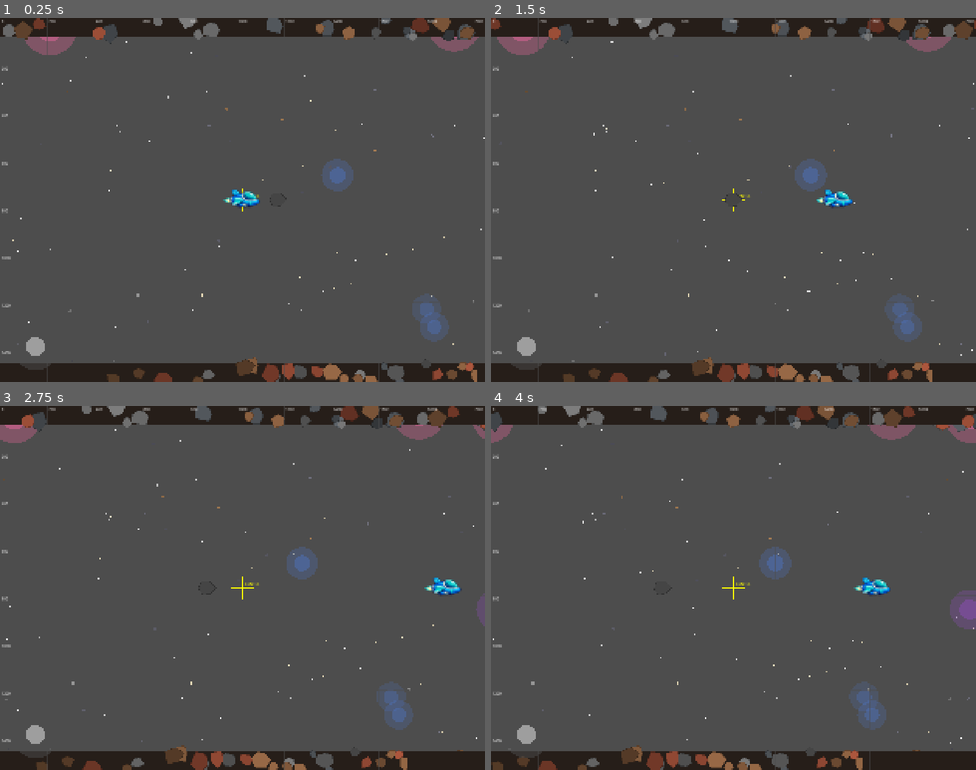
Above: before the commit, frames 1-4 (two rows, left to right).
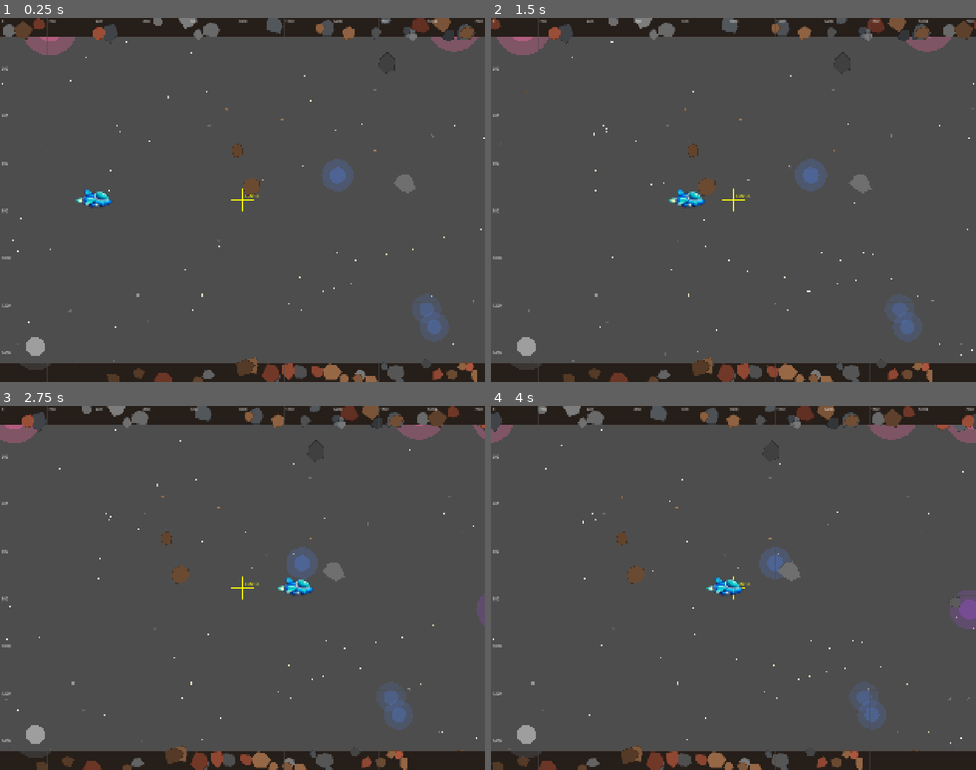
Above: after the commit, the same moments.

Repository: mattzollinhofer/space_scroller
Game: Godot game, scene res://scenes/main.tscn
Same seed, same stepped clock (60 frames per second), same inputs: the game is played once before the commit and once after it.
Inputs (mouse positions are in pixels of both pictures, inside the frame that each line leads up to):
- Up to frame 1 (0.25 s): no input
- Up to frame 2 (1.5 s): move the mouse to (840, 181) at 0.52 s; hold D (move_right) 0.53-1.25 s; click (840, 181) at 0.67 s; drag from (636, 218) to (738, 200) at 1.27 s
- Up to frame 3 (2.75 s): move the mouse to (291, 507) at 2.02 s; hold D (move_right) from 2.03 s (still down)
- Up to frame 4 (4 s): release D (move_right) at 2.75 s; drag from (709, 660) to (588, 533) at 2.77 s; move the mouse to (879, 642) at 3.52 s; hold A (move_left) from 3.53 s (still down)

The runs differ from the first frame. In frame 1, 0.8% of the frame differs, in the area x 15-86%, y 9-53%; in frame 2, 0.9%, in the area x 36-79%, y 9-53%; in frame 3, 0.8%; in frame 4, 0.9%.

Commit message:
Add asteroid spawner with continuous spawning and size variety (Slices 3-5)
- Create ObstacleSpawner that manages asteroid lifecycle
- Spawn asteroids from right edge at random intervals (2-4 seconds)
- Asteroids scroll left at 120 px/s matching world speed
- Despawn asteroids when they scroll off left edge (x < -100)
- Spawn 4 initial asteroids at game start for immediate gameplay
- Size variety: 60-120px diameter with matching collision shapes
- Stop spawning on game over
- Track active asteroids and clean up on despawn
- Move player start position left to 400px for more reaction time

🤖 Generated with [Claude Code](https://claude.com/claude-code)

Co-Authored-By: Claude Opus 4.5 <noreply@anthropic.com>

Diff:
--- a/scenes/main.tscn
+++ b/scenes/main.tscn
@@ -10,6 +10,7 @@
 [ext_resource type="PackedScene" uid="uid://cjoystick_scene" path="res://scenes/ui/virtual_joystick.tscn" id="8_joystick"]
 [ext_resource type="PackedScene" uid="uid://asteroid_scene" path="res://scenes/obstacles/asteroid.tscn" id="9_asteroid"]
 [ext_resource type="PackedScene" uid="uid://game_over_screen" path="res://scenes/ui/game_over_screen.tscn" id="10_gameover"]
+[ext_resource type="Script" path="res://scripts/obstacles/obstacle_spawner.gd" id="11_spawner"]
 
 [sub_resource type="RectangleShape2D" id="RectangleShape2D_top"]
 size = Vector2(2048, 80)
@@ -65,13 +66,13 @@
 [node name="DebugGrid" type="Node2D" parent="."]
 script = ExtResource("6_debug")
 
-[node name="Obstacles" type="Node2D" parent="."]
-
-[node name="TestAsteroid" parent="Obstacles" instance=ExtResource("9_asteroid")]
-position = Vector2(1200, 768)
+[node name="ObstacleSpawner" type="Node2D" parent="."]
+script = ExtResource("11_spawner")
+asteroid_scene = ExtResource("9_asteroid")
+initial_count = 4
 
 [node name="Player" parent="." instance=ExtResource("7_player")]
-position = Vector2(1024, 768)
+position = Vector2(400, 768)
 
 [node name="UILayer" type="CanvasLayer" parent="."]
 
--- a/scripts/obstacles/asteroid.gd
+++ b/scripts/obstacles/asteroid.gd
@@ -18,7 +18,7 @@
 
 
 func _ready() -> void:
-	# Generate asteroid visuals
+	# Generate asteroid visuals based on configured size
 	var rng = RandomNumberGenerator.new()
 	rng.randomize()
 	_generate_asteroid(rng)
@@ -83,10 +83,11 @@
 
 
 func _update_collision_shape() -> void:
-	if _collision_shape and _collision_shape.shape:
-		var circle_shape = _collision_shape.shape as CircleShape2D
-		if circle_shape:
-			circle_shape.radius = asteroid_size / 2.0
+	if _collision_shape:
+		# Create a new CircleShape2D with the correct radius
+		var circle_shape = CircleShape2D.new()
+		circle_shape.radius = asteroid_size / 2.0
+		_collision_shape.shape = circle_shape
 
 
 func _draw() -> void:
@@ -116,15 +117,4 @@
 
 
 func _despawn() -> void:
-	# Emit signal before removing (for spawner tracking)
 	queue_free()
-
-
-## Set asteroid size and regenerate visuals
-func set_size(new_size: float) -> void:
-	asteroid_size = new_size
-	var rng = RandomNumberGenerator.new()
-	rng.randomize()
-	_generate_asteroid(rng)
-	_update_collision_shape()
-	queue_redraw()
--- /dev/null
+++ b/scripts/obstacles/obstacle_spawner.gd
@@ -0,0 +1,140 @@
+extends Node2D
+## Spawns and manages asteroid obstacles.
+## Handles continuous spawning from the right edge and tracks active asteroids.
+
+## Asteroid scene to spawn
+@export var asteroid_scene: PackedScene
+
+## Minimum spawn interval in seconds
+@export var spawn_rate_min: float = 2.0
+
+## Maximum spawn interval in seconds
+@export var spawn_rate_max: float = 4.0
+
+## Minimum asteroid size
+@export var size_min: float = 60.0
+
+## Maximum asteroid size
+@export var size_max: float = 120.0
+
+## Number of initial asteroids to spawn at game start
+@export var initial_count: int = 4
+
+## Playable Y range (between asteroid belt boundaries)
+const PLAYABLE_Y_MIN: float = 80.0 + 60.0  # Top boundary + margin for asteroid size
+const PLAYABLE_Y_MAX: float = 1456.0 - 60.0  # Bottom boundary - margin for asteroid size
+
+## Viewport dimensions
+var _viewport_width: float = 2048.0
+
+## Active asteroids array
+var _active_asteroids: Array = []
+
+## Random number generator
+var _rng: RandomNumberGenerator
+
+## Spawn timer
+var _spawn_timer: float = 0.0
+var _next_spawn_time: float = 0.0
+
+## Game over state
+var _game_over: bool = false
+
+
+func _ready() -> void:
+	_rng = RandomNumberGenerator.new()
+	_rng.randomize()
+
+	_viewport_width = ProjectSettings.get_setting("display/window/size/viewport_width")
+
+	# Set initial spawn time
+	_next_spawn_time = _rng.randf_range(spawn_rate_min, spawn_rate_max)
+
+	# Connect to player died signal to stop spawning
+	_connect_to_player()
+
+	# Spawn initial asteroids
+	_spawn_initial_asteroids()
+
+
+func _process(delta: float) -> void:
+	if _game_over:
+		return
+
+	_spawn_timer += delta
+
+	if _spawn_timer >= _next_spawn_time:
+		_spawn_asteroid()
+		_spawn_timer = 0.0
+		_next_spawn_time = _rng.randf_range(spawn_rate_min, spawn_rate_max)
+
+
+func _connect_to_player() -> void:
+	# Find the player in the scene tree
+	var player = get_tree().root.get_node_or_null("Main/Player")
+	if player and player.has_signal("died"):
+		player.died.connect(_on_player_died)
+
+
+func _on_player_died() -> void:
+	_game_over = true
+
+
+func _spawn_asteroid() -> void:
+	if not asteroid_scene:
+		push_warning("No asteroid scene assigned to ObstacleSpawner")
+		return
+
+	var asteroid = asteroid_scene.instantiate()
+
+	# Position off right edge
+	var x_pos = _viewport_width + 100.0
+	var y_pos = _rng.randf_range(PLAYABLE_Y_MIN, PLAYABLE_Y_MAX)
+	asteroid.position = Vector2(x_pos, y_pos)
+
+	# Set random size
+	var size = _rng.randf_range(size_min, size_max)
+	asteroid.asteroid_size = size
+
+	# Add to scene and track
+	add_child(asteroid)
+	_active_asteroids.append(asteroid)
+
+	# Connect to tree_exiting to remove from tracking when despawned
+	asteroid.tree_exiting.connect(_on_asteroid_despawned.bind(asteroid))
+
+
+func _spawn_initial_asteroids() -> void:
+	if not asteroid_scene:
+		push_warning("No asteroid scene assigned to ObstacleSpawner")
+		return
+
+	for i in range(initial_count):
+		var asteroid = asteroid_scene.instantiate()
+
+		# Position within visible area
+		var x_pos = _rng.randf_range(_viewport_width * 0.4, _viewport_width * 0.9)
+		var y_pos = _rng.randf_range(PLAYABLE_Y_MIN, PLAYABLE_Y_MAX)
+		asteroid.position = Vector2(x_pos, y_pos)
+
+		# Set random size
+		var size = _rng.randf_range(size_min, size_max)
+		asteroid.asteroid_size = size
+
+		# Add to scene and track
+		add_child(asteroid)
+		_active_asteroids.append(asteroid)
+
+		# Connect to tree_exiting to remove from tracking when despawned
+		asteroid.tree_exiting.connect(_on_asteroid_despawned.bind(asteroid))
+
+
+func _on_asteroid_despawned(asteroid: Node) -> void:
+	var idx = _active_asteroids.find(asteroid)
+	if idx >= 0:
+		_active_asteroids.remove_at(idx)
+
+
+## Get count of active asteroids (for debugging/testing)
+func get_active_count() -> int:
+	return _active_asteroids.size()
Not shown: 1 places in scenes/main.tscn that only renumber resources
Not shown, changed: agent-os/specs/2025-12-30-3-obstacles-system/tasks.md
